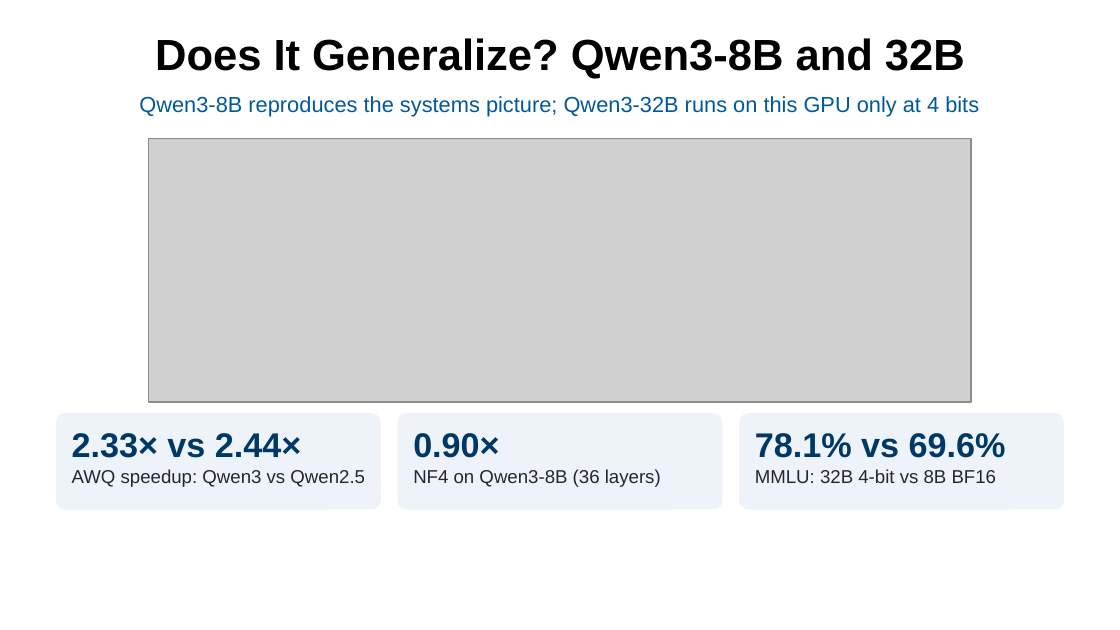
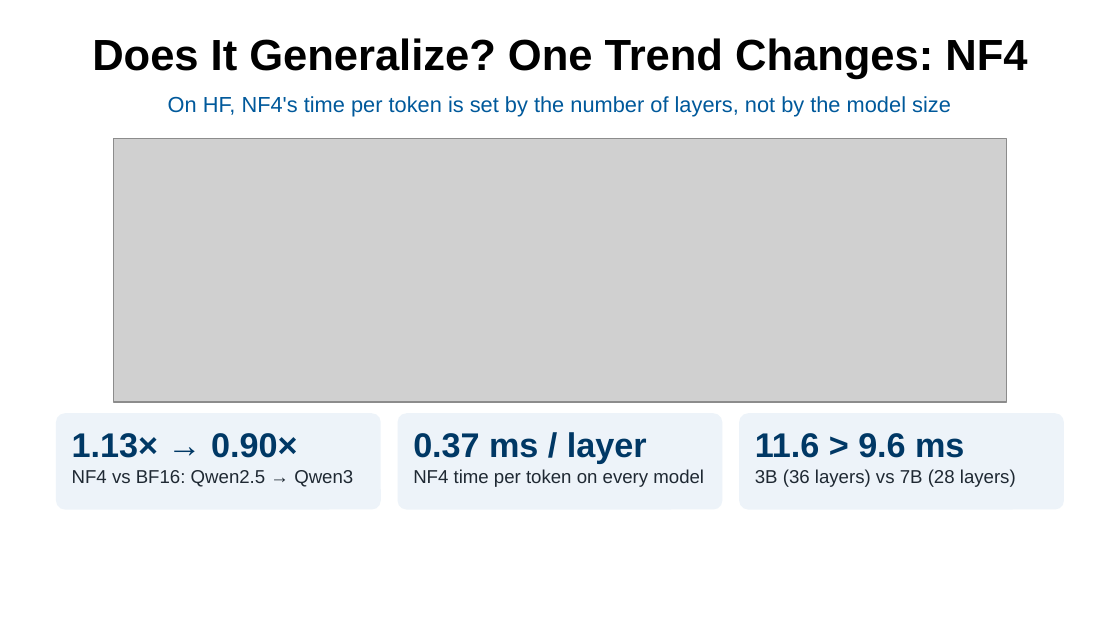
Before and after one commit to zz9tf/6359-SYS-ARCHITECT-course-work, a slide deck: slide 11 of final_project/slides/final_presentation.pptx. Drawn at 1120x630 pixels with LibreOffice and Linux fonts; fonts in the diff are those of the drawing; grey boxes stand for pictures; background and template pictures are left out. Boxes give left, top, right and bottom in pixels: in the first picture for what was removed or moved away, otherwise in the second. Text is boxed around its words. In the diff, an @@ line names an element or a change of style, - is before the commit and + after.

Commit message:
Generalization slide: focus on the one trend that changes (NF4)
On Qwen3-8B only NF4 changes direction (1.13x -> 0.90x vs BF16).
New figure general_nf4 shows why: on HF, NF4 time per token grows
with the number of decoder layers (about 0.37 ms per layer on all five
models), so the 36-layer 3B is slower than the 28-layer 7B.

```diff
--- a/final_project/slides/final_presentation.pptx
+++ b/final_project/slides/final_presentation.pptx
@@ title at (92, 38, 1027, 79): text changed @@
-Does It Generalize? Qwen3-8B and 32B
+Does It Generalize? One Trend Changes: NF4
@@ text at (168, 96, 951, 117): text changed @@
-Qwen3-8B reproduces the systems picture; Qwen3-32B runs on this GPU only at 4 bits
+On HF, NF4's time per token is set by the number of layers, not by the model size
@@ picture: place and size @@
-picture at (149, 139, 971, 402)
+picture at (113, 139, 1006, 402)
@@ text at (72, 433, 297, 458): text changed @@
-2.33× vs 2.44×
+1.13× → 0.90×
@@ text at (413, 432, 647, 463): text changed @@
-0.90×
+0.37 ms / layer
@@ text at (755, 433, 964, 458): text changed @@
-78.1% vs 69.6%
+11.6 > 9.6 ms
@@ text at (72, 470, 353, 487): text changed @@
-AWQ speedup: Qwen3 vs Qwen2.5
+NF4 vs BF16: Qwen2.5 → Qwen3
@@ text at (413, 469, 704, 487): text changed @@
-NF4 on Qwen3-8B (36 layers)
+NF4 time per token on every model
@@ text at (755, 469, 1016, 487): text changed @@
-MMLU: 32B 4-bit vs 8B BF16
+3B (36 layers) vs 7B (28 layers)
```
Also in this commit, not shown: 7 other files.
